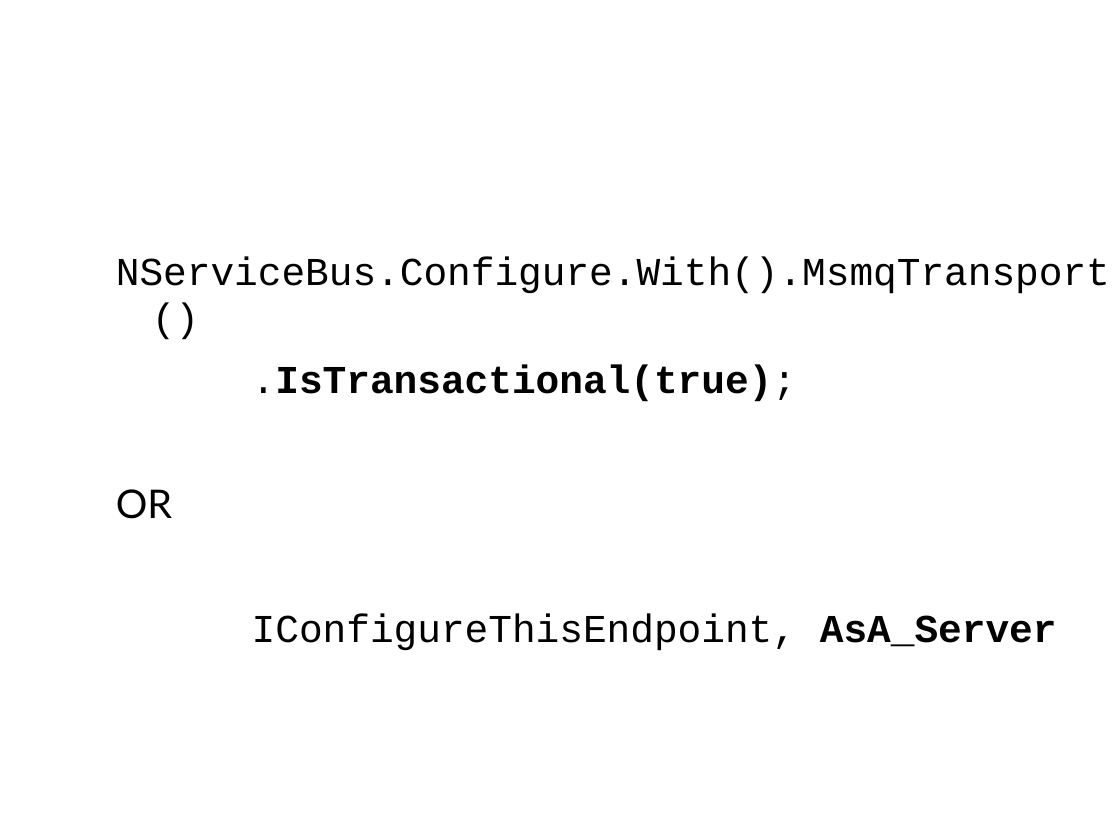
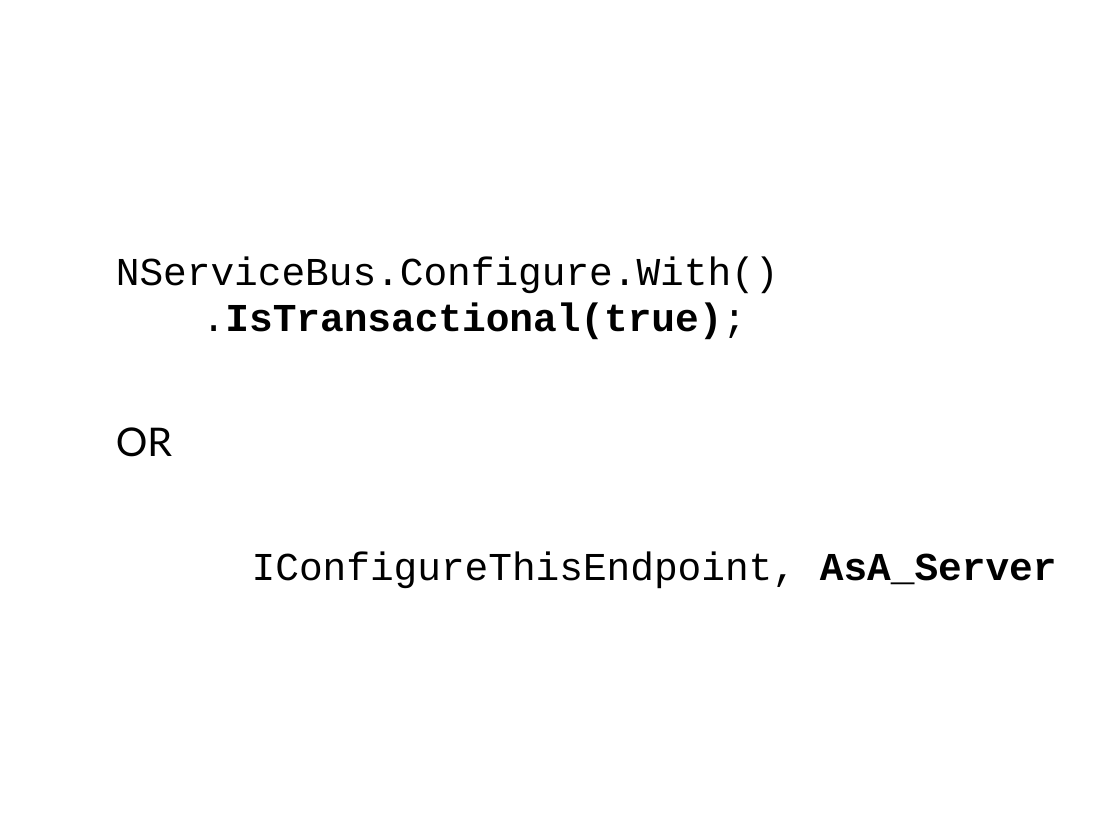
Before and after one commit to Particular/Course.Slides, a slide deck: slide 28 of EnterpriseDevelopmentWithNServiceBus.pptx. Drawn at 1120x840 pixels with LibreOffice and Linux fonts; fonts in the diff are those of the drawing; background and template pictures are left out. Boxes give left, top, right and bottom in pixels: in the first picture for what was removed or moved away, otherwise in the second. Text is boxed around its words. In the diff, an @@ line names an element or a change of style, - is before the commit and + after.

```diff
--- a/EnterpriseDevelopmentWithNServiceBus.pptx
+++ b/EnterpriseDevelopmentWithNServiceBus.pptx
@@ text at (116, 257, 779, 340): text changed @@
-  NServiceBus.Configure.With().MsmqTransport()
-  .IsTransactional(true);
+  NServiceBus.Configure.With()
+  .IsTransactional(true);
```
Also in this commit, not shown: 4 other slides changed.
